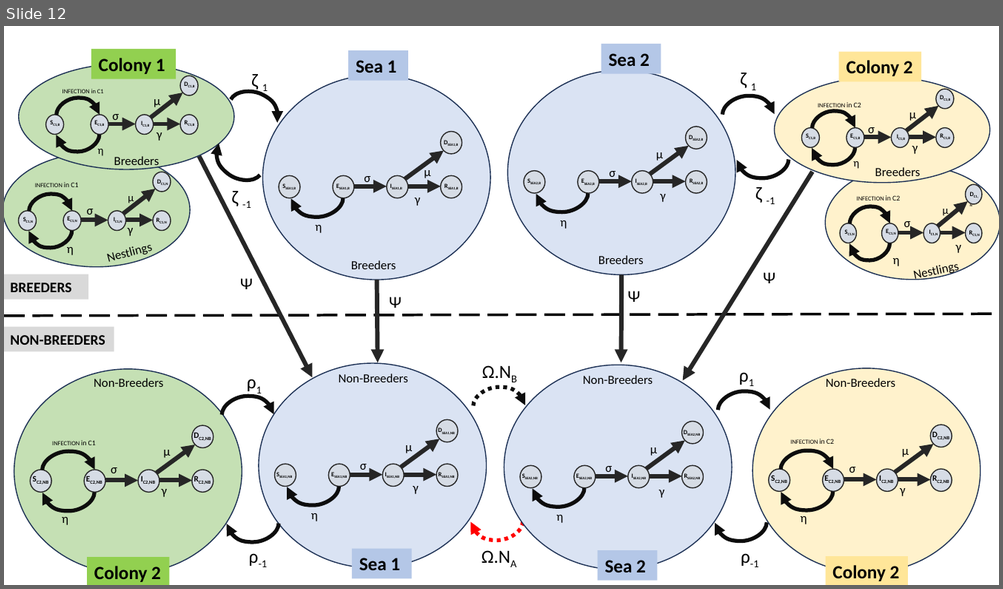
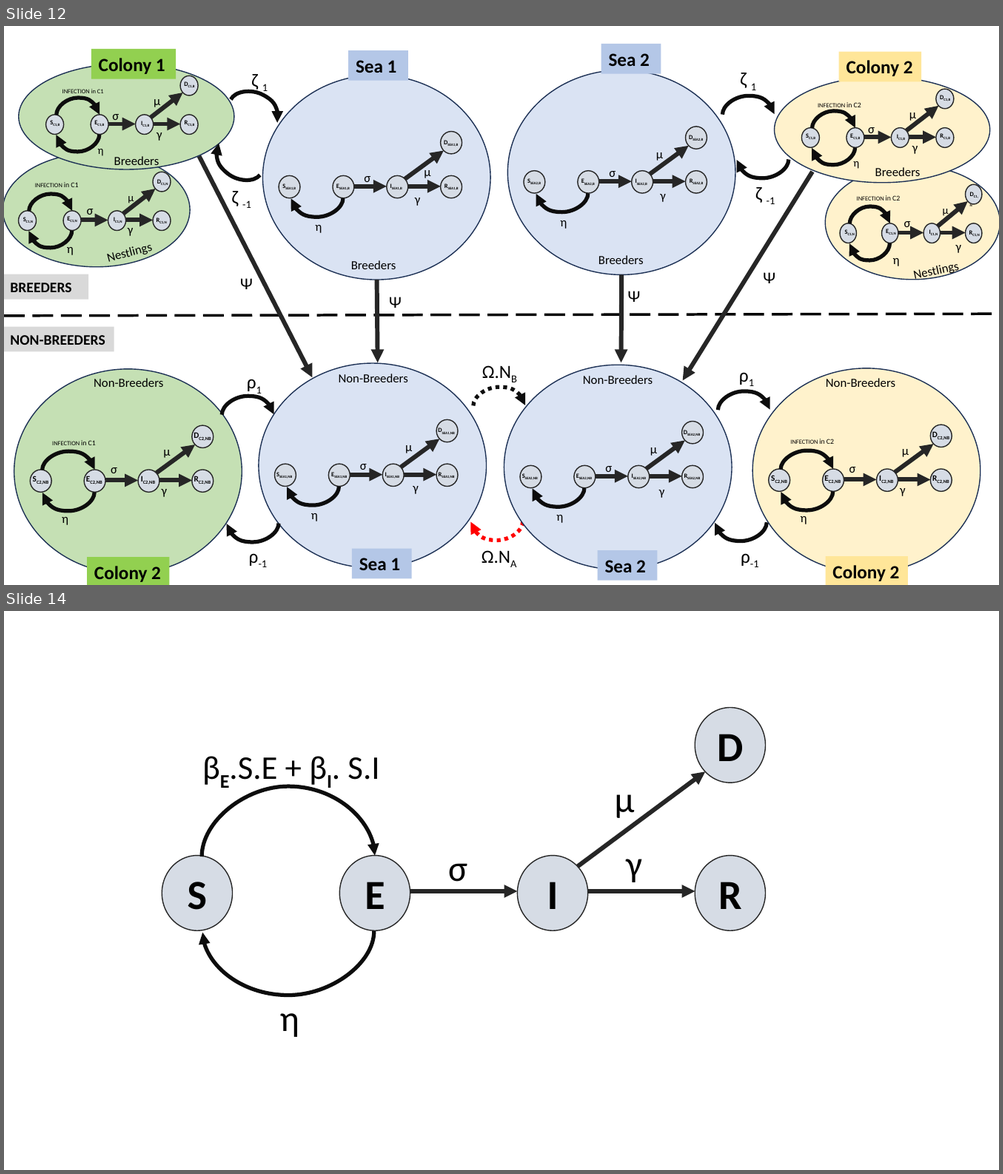
Before and after one commit to ORumianowski/hpai_mitigation, a slide deck: 01_meeting_documents/hpai_mitagation_project_v2.pptx. Shown one above the other, each under a label of ours: slide 12 before the commit, slides 12 and 14 after it; the slides between them are not shown. The pictures are 1003x589 and 1003x1174 pixels, drawn with LibreOffice and Linux fonts; fonts in the diff are those of the drawing. Boxes give left, top, right and bottom in pixels: in the first picture for what was removed or moved away, otherwise in the second. Text is boxed around its words. In the diff, an @@ line names an element or a change of style, - is before the commit and + after.

```diff
--- a/01_meeting_documents/hpai_mitagation_project_v2.pptx
+++ b/01_meeting_documents/hpai_mitagation_project_v2.pptx
@@ slide 14 added at (4, 611, 999, 1170), background #FFFFFF @@
@@ text added at (229, 758, 379, 788), 32 pt, text #000000 @@
+  βE.S.E + βI. S.I
@@ group added at (162, 707, 765, 1037): 5 ellipses, 4 texts, 3 arrows, 2 curved arrows @@
+D
+S
+E
+I
+R
+γ
+σ
+η
+μ
```
Also in this commit, not shown: 2 other slides added, 12 other files.
